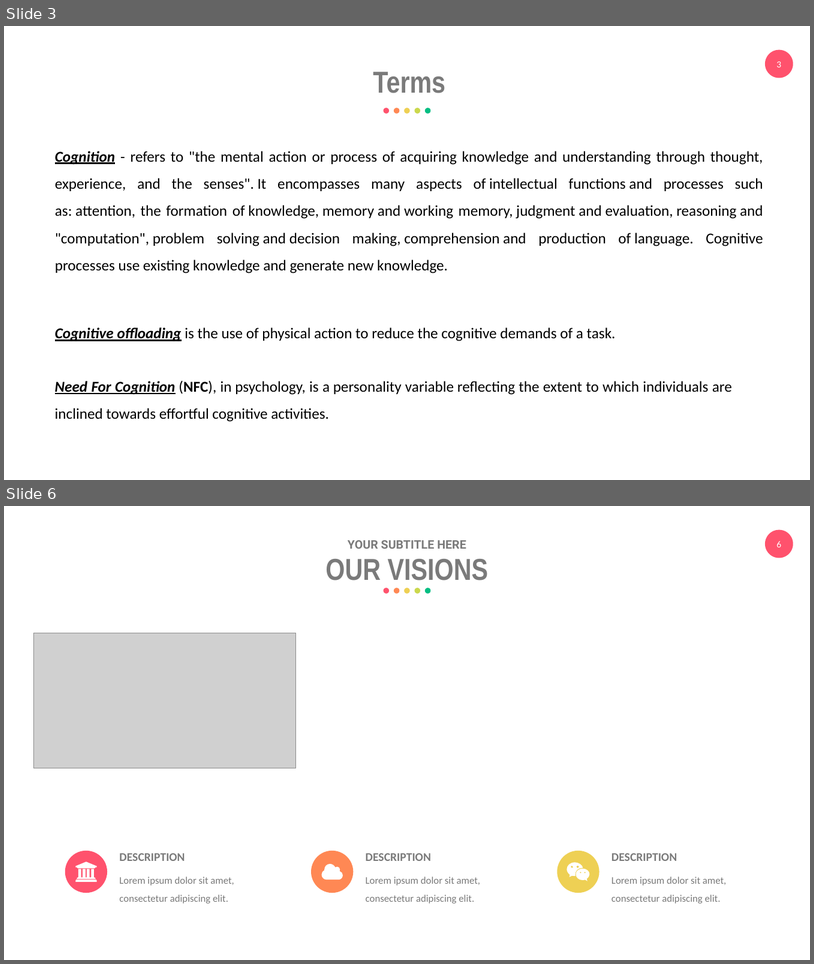
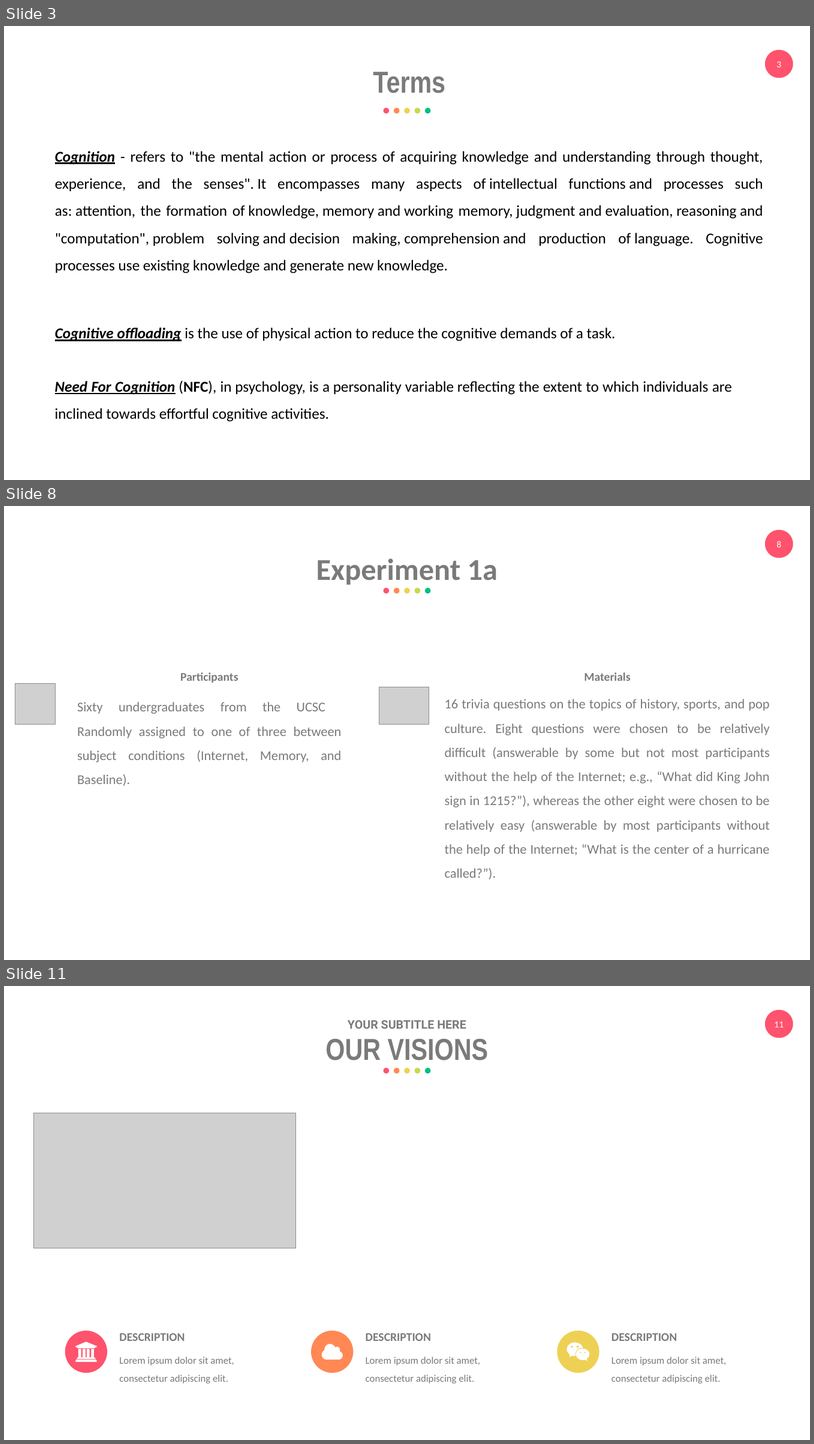
Before and after one commit to eemintz/ResearchML, a slide deck: PresentationEliyahuMintz.pptx. Shown one above the other, each under a label of ours: slides 3 and 6 before the commit, slides 3, 8 and 11 after it; the slides between them are not shown. The pictures are 814x964 and 814x1444 pixels, drawn with LibreOffice and Linux fonts; fonts in the diff are those of the drawing; grey boxes stand for pictures. Boxes give left, top, right and bottom in pixels: in the first picture for what was removed or moved away, otherwise in the second. Text is boxed around its words. In the diff, an @@ line names an element or a change of style, - is before the commit and + after.

```diff
--- a/PresentationEliyahuMintz.pptx
+++ b/PresentationEliyahuMintz.pptx
@@ slide 8 added at [4,506,810,960], background #FFFFFF; not listed: 2 template elements that a slide beside it also shows @@
@@ text added at [317,558,498,585], 36 pt, text #7A7A7A, bold @@
+Experiment 1a
@@ group added at [384,588,431,594]: 5 ellipses @@
@@ picture added at [15,683,56,724] @@
@@ text added at [180,672,238,682], 14 pt, text #7A7A7A, bold @@
+Participants
@@ text added at [584,672,630,681], 14 pt, text #7A7A7A, bold @@
+Materials
@@ text added at [77,702,342,786], 16 pt, text #7A7A7A @@
+Sixty undergraduates from the UCSC
+Randomly assigned to one of three between subject conditions (Internet, Memory, and Baseline).
@@ picture added at [380,687,429,724] @@
@@ text added at [445,699,770,879], 16 pt, text #7A7A7A @@
+16 trivia questions on the topics of history, sports, and pop culture. Eight questions were chosen to be relatively difficult (answerable by some but not most participants without the help of the Internet; e.g., “What did King John sign in 1215?”), whereas the other eight were chosen to be relatively easy (answerable by most participants without the help of the Internet; “What is the center of a hurricane called?”).
@@ what was slide 6 is now slide 11 @@
@@ page number at [774,1021,784,1027]: text changed @@
-6
+11
```
Also in this commit, not shown: 4 slides changed, 6 other slides added, 4 slides removed.
